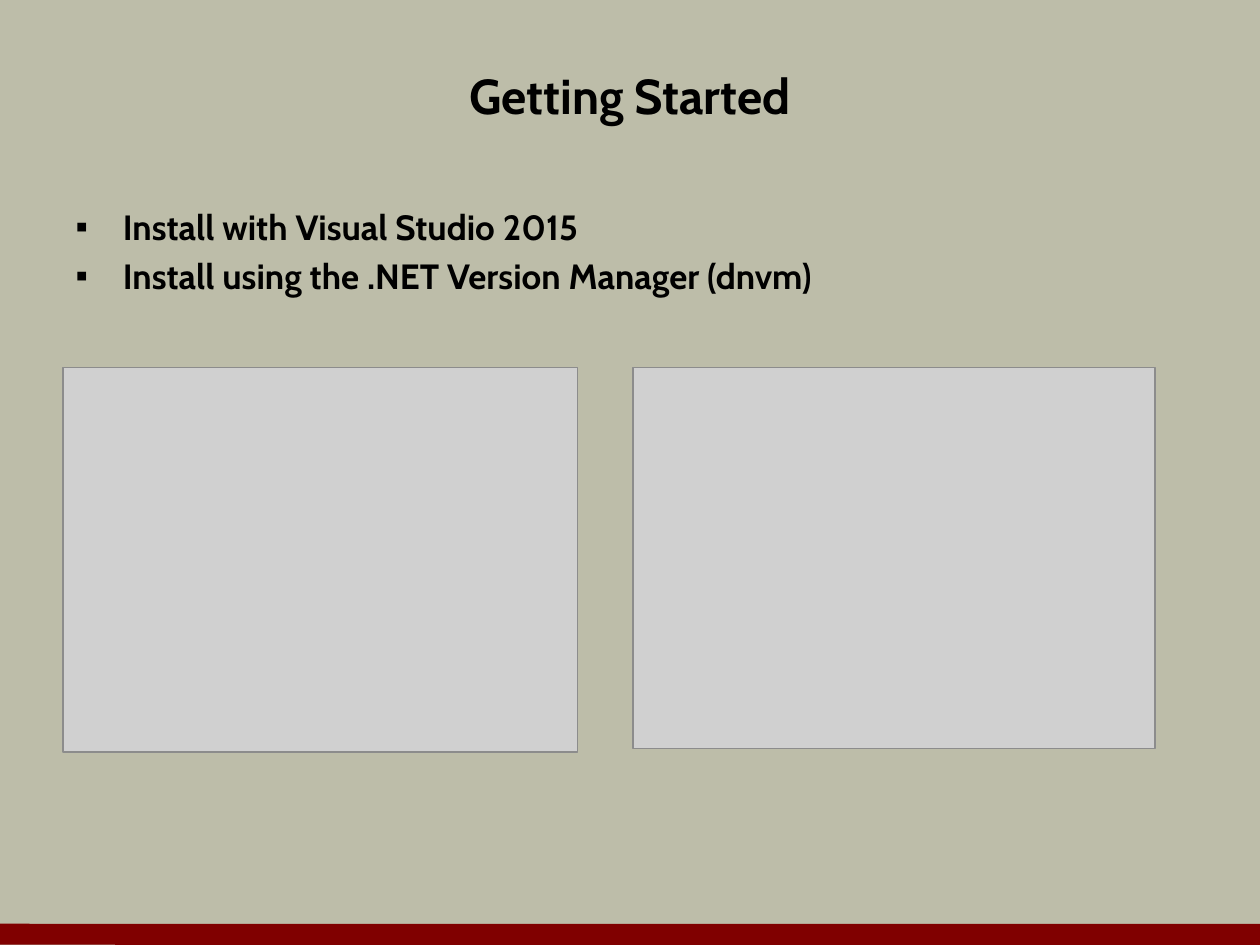
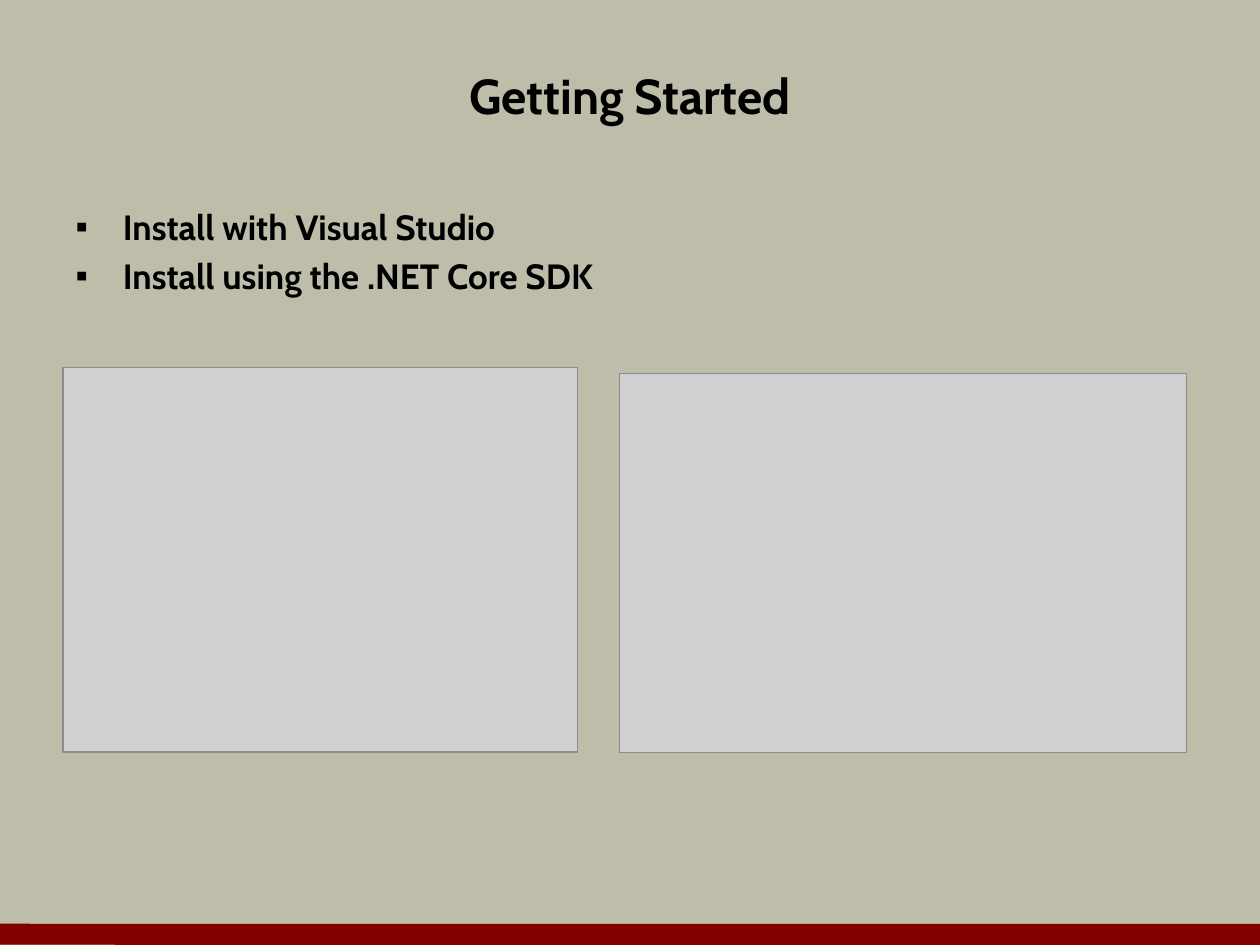
Before and after one commit to OdeToCode/classes, a slide deck: slide 4 of aspnet5/slides/01_Overview.pptx. Drawn at 1260x945 pixels with LibreOffice and Linux fonts; fonts in the diff are those of the drawing; grey boxes stand for pictures; background and template pictures are left out. Boxes give left, top, right and bottom in pixels: in the first picture for what was removed or moved away, otherwise in the second. Text is boxed around its words. In the diff, an @@ line names an element or a change of style, - is before the commit and + after.

Commit message:
updates for .net core

```diff
--- a/aspnet5/slides/01_Overview.pptx
+++ b/aspnet5/slides/01_Overview.pptx
@@ text at box(123, 213, 592, 298): text changed @@
-▪ Install with Visual Studio 2015
-▪ Install using the .NET Version Manager (dnvm)
+▪ Install with Visual Studio
+▪ Install using the .NET Core SDK
@@ picture: place and size @@
-picture at box(633, 368, 1154, 748)
+picture at box(620, 374, 1187, 753)
```
Also in this commit, not shown: 7 other slides changed, 4 slides removed, 2 other files.
